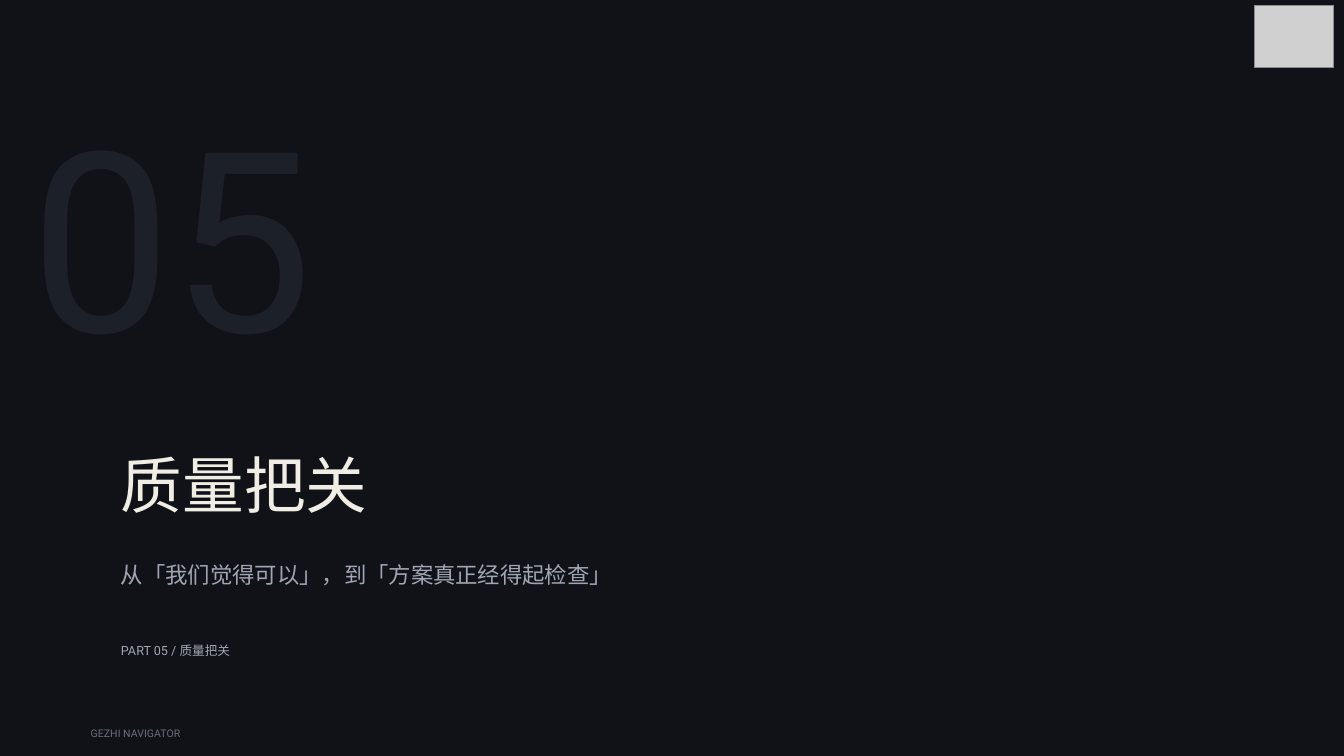
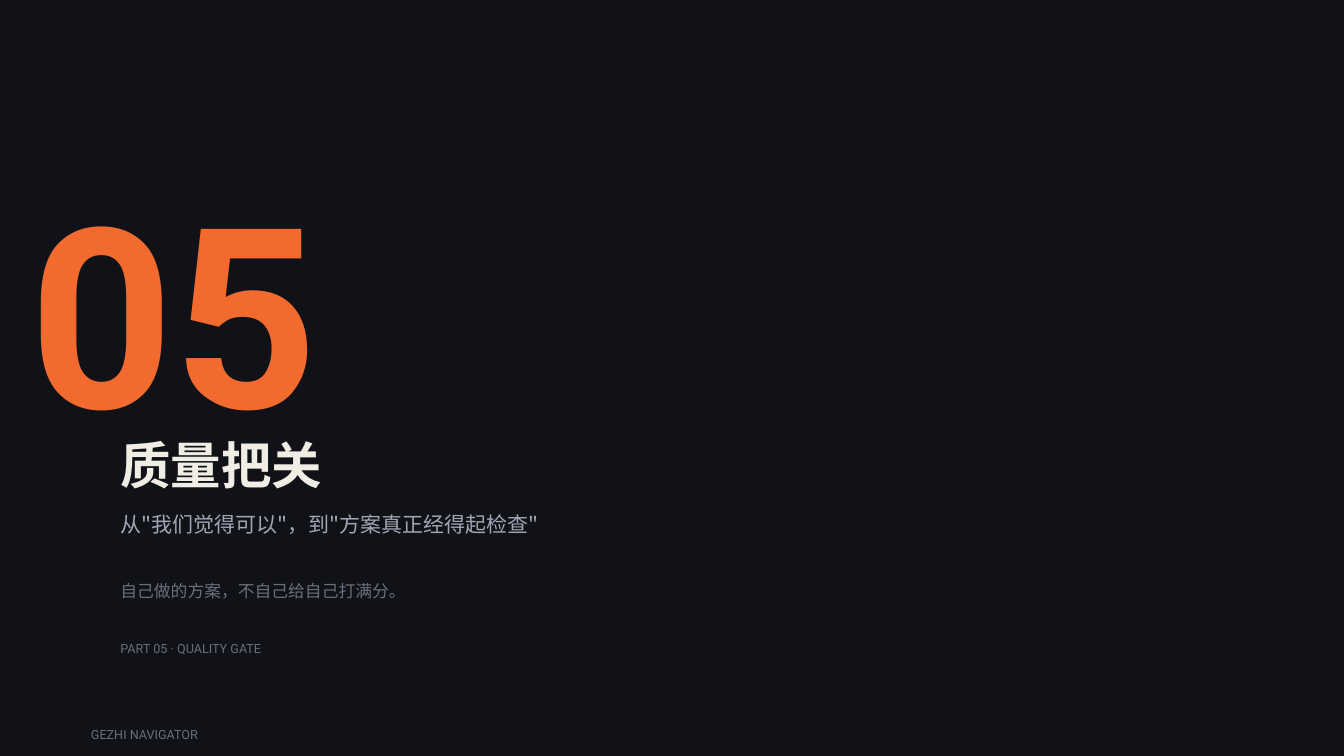
Before and after one commit to daiky5201314-coder/GEZHI-NAVIGATOR-PPT-SKILL, a slide deck: slide 19 of references/source/格知导师计划第二课.pptx. Drawn at 1344x756 pixels with LibreOffice and Linux fonts; fonts in the diff are those of the drawing; grey boxes stand for pictures. Boxes give left, top, right and bottom in pixels: in the first picture for what was removed or moved away, otherwise in the second. Text is boxed around its words. In the diff, an @@ line names an element or a change of style, - is before the commit and + after.

```diff
--- a/references/source/格知导师计划第二课.pptx
+++ b/references/source/格知导师计划第二课.pptx
@@ picture removed at (x1=1255, y1=5, x2=1334, y2=68) @@
@@ text added at (x1=29, y1=226, x2=318, y2=466), 180 pt, text #F26A2E, bold @@
+05
@@ text "质量把关" at (x1=120, y1=441, x2=322, y2=489): size 44 to 36 pt, bold on; line spacing 1 to 1.25 @@
@@ text at (x1=120, y1=514, x2=538, y2=534): text changed; size 16 to 15 pt @@
-从「我们觉得可以」，到「方案真正经得起检查」
+从"我们觉得可以"，到"方案真正经得起检查"
@@ text added at (x1=120, y1=583, x2=405, y2=598), 12 pt, text #6A6F7D @@
+自己做的方案，不自己给自己打满分。
@@ text at (x1=120, y1=644, x2=261, y2=654): text changed; text colour #A0A6B4 to #6A6F7D @@
-PART 05 / 质量把关
+PART 05 · QUALITY GATE
@@ text "GEZHI NAVIGATOR" at (x1=91, y1=730, x2=198, y2=739): size 7.5 to 9 pt; line spacing 1 to 1.25 @@
```
Also in this commit, not shown: 23 other slides changed, 5 other files.
